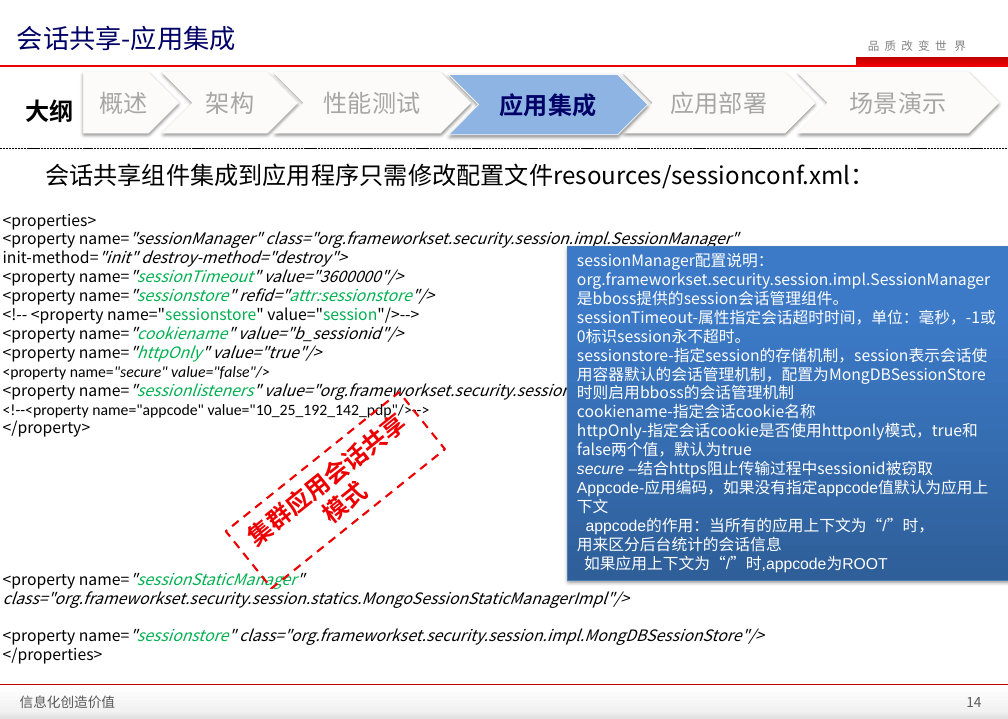
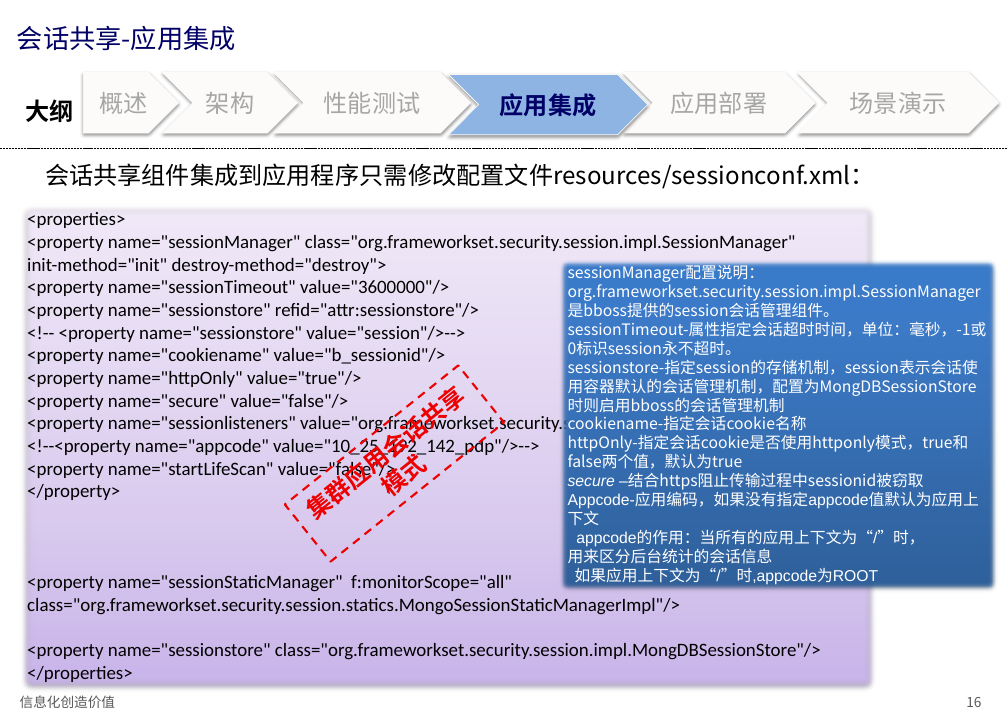
Before and after one commit to zhanght86/bboss-cms, a slide deck: slide 16 of 文档/SanyPDP平台会话共享介绍.pptx (slide 14 before the commit). Drawn at 1008x719 pixels with LibreOffice and Linux fonts; fonts in the diff are those of the drawing; background and template pictures are left out. Boxes give left, top, right and bottom in pixels: in the first picture for what was removed or moved away, otherwise in the second. Text is boxed around its words. In the diff, an @@ line names an element or a change of style, - is before the commit and + after.

Commit message:
完善session共享使用文档

```diff
--- a/文档/SanyPDP平台会话共享介绍.pptx
+++ b/文档/SanyPDP平台会话共享介绍.pptx
@@ rectangle removed at [856, 57, 1008, 66] @@
@@ text removed at [868, 40, 966, 51] @@
-品 质 改 变 世 界
@@ line removed from (0, 66) to (1008, 66) @@
@@ rectangle "<properties>": place and size @@
-rectangle "<properties>" at [3, 214, 780, 664]
+rectangle "<properties>" at [20, 203, 877, 692]
@@ rectangle "<properties>" at [20, 203, 877, 692]: fill none to gradient #C9B5E8 to #D8CBEE to #F0EAF9; outline none to #7D60A0 0.75 pt; shadow on @@
@@ text in rectangle at [27, 212, 835, 682]: size 15 to 18 pt in "<properties>", "<property name="sessionManager" class="org.frameworkset.secu ...", "init-method="init" destroy-method="destroy">", "<property name="sessionTimeout" value="3600000"/>" and 10 more places; font Noto Sans CJK SC to Calibri in "<properties>", "<property name="sessionManager" class="org.frameworkset.secu ...", "init-method="init" destroy-method="destroy">", "<property name="sessionTimeout" value="3600000"/>" and 8 more places; italic off in "name="sessionManager" class="org.frameworkset.security.sessi ...", "init-method="init" destroy-method="destroy">", "name="sessionTimeout" value="3600000"/>", "name="sessionstore" refid="attr:sessionstore"/>" and 5 more places; text colour #00B050 to #000000 in "name="sessionTimeout"", "name="sessionstore" refid="attr:sessionstore"/>", "name="sessionstore" value="session"/>-->", "name="cookiename"" and 3 more places @@
@@ rectangle "sessionManager配置说明： org.frameworkset.security.session.impl.S ...": place and size @@
-rectangle "sessionManager配置说明： org.frameworkset.security.session.impl.S ..." at [568, 246, 1008, 580]
+rectangle "sessionManager配置说明： org.frameworkset.security.session.impl.S ..." at [558, 259, 999, 593]
@@ rectangle "集群应用会话共享模式": place and size @@
-rectangle "集群应用会话共享模式" at [226, 392, 445, 589]
+rectangle "集群应用会话共享模式" at [285, 366, 504, 562]
@@ text in rectangle at [27, 459, 396, 480]: paragraph added @@
+<property name="startLifeScan" value="false"/>
@@ text in rectangle at [27, 575, 680, 615]: text changed; size 15 to 18 pt; font Noto Sans CJK SC to Calibri; italic off @@
-<property name="sessionStaticManager" class="org.frameworkset.security.session.statics.MongoSessionStaticManagerImpl"/>
+<property name="sessionStaticManager" f:monitorScope="all" class="org.frameworkset.security.session.statics.MongoSessionStaticManagerImpl"/>
@@ rectangle removed at [0, 684, 1008, 719] @@
@@ line removed from (0, 684) to (1008, 684) @@
@@ page number at [966, 697, 981, 707]: text changed @@
-14
+16
```
Also in this commit, not shown: 26 other slides changed, 5 slides added, 1 slide removed.
